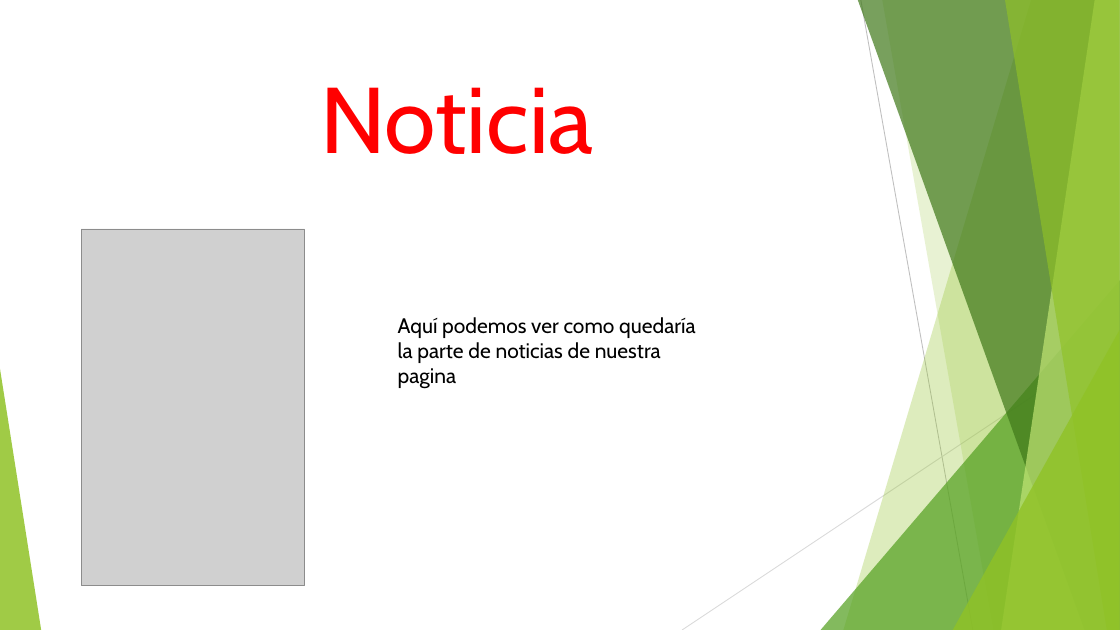
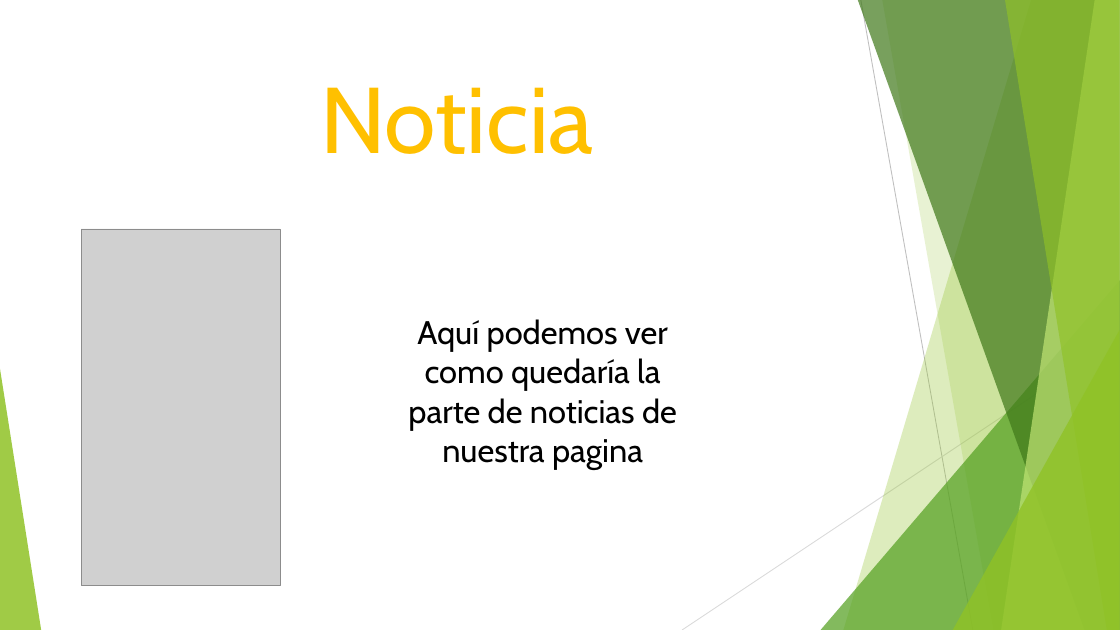
Before and after one commit to Tiinocm/ProyectoIntegrado, a slide deck: slide 7 of carles/poryecto integrado.pptx. Drawn at 1120x630 pixels with LibreOffice and Linux fonts; fonts in the diff are those of the drawing; grey boxes stand for pictures. Boxes give left, top, right and bottom in pixels: in the first picture for what was removed or moved away, otherwise in the second. Text is boxed around its words. In the diff, an @@ line names an element or a change of style, - is before the commit and + after.

```diff
--- a/carles/poryecto integrado.pptx
+++ b/carles/poryecto integrado.pptx
@@ title "Noticia" at (320,87,593,154): text colour #FF0000 to #FFC000 @@
@@ picture: place and size @@
-picture at (81,229,304,586)
+picture at (81,229,280,586)
@@ text "Aquí podemos ver como quedaría ...": place and size @@
-text "Aquí podemos ver como quedaría ..." at (398,317,695,389)
+text "Aquí podemos ver como quedaría ..." at (408,319,677,470)
@@ text "Aquí podemos ver como quedaría ..." at (408,319,677,470): size 18 to 28 pt; alignment left to centre @@
```
Also in this commit, not shown: 7 other slides changed.
